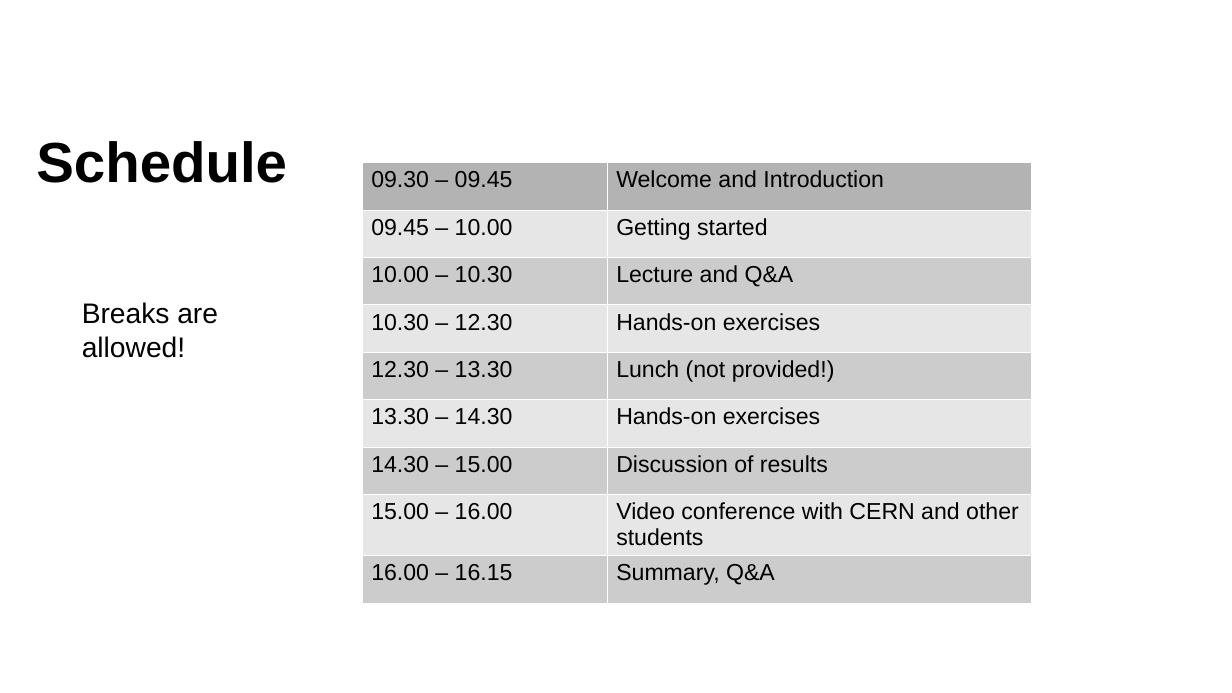
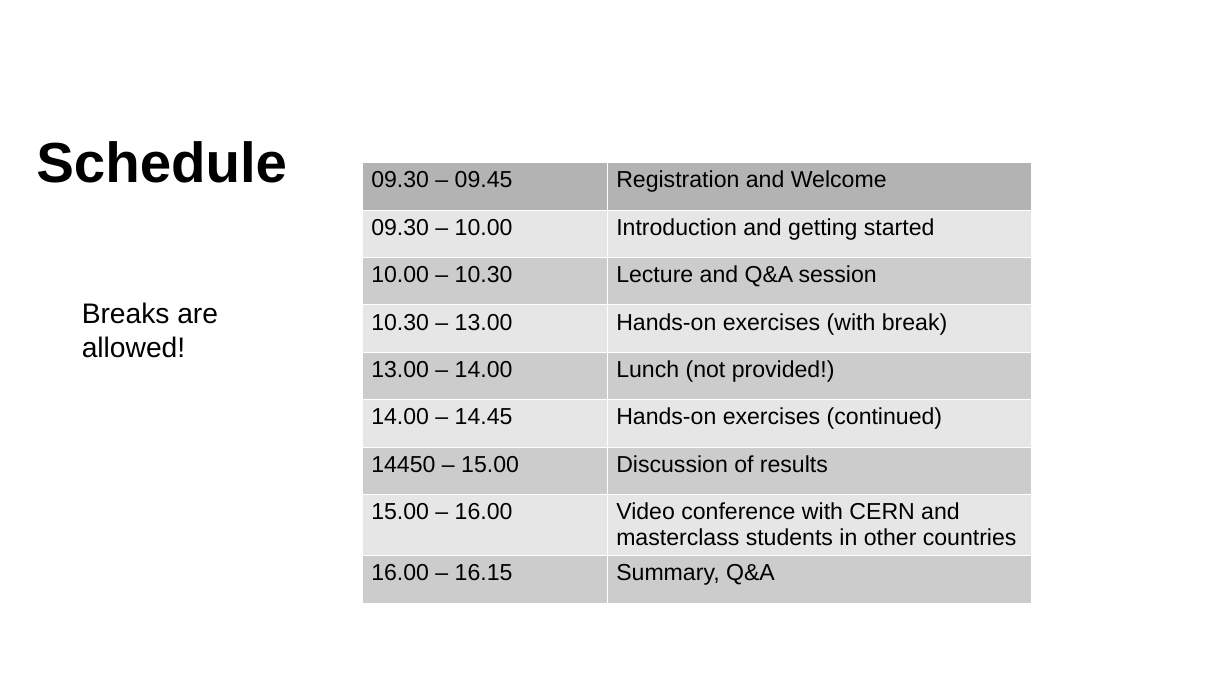
Before and after one commit to UCL-HEP/masterclass, a slide deck: slide 3 of docs/ucl-slides-2025.pptx. Drawn at 1232x693 pixels with LibreOffice and Linux fonts; fonts in the diff are those of the drawing; background and template pictures are left out. Boxes give left, top, right and bottom in pixels: in the first picture for what was removed or moved away, otherwise in the second. Text is boxed around its words. In the diff, an @@ line names an element or a change of style, - is before the commit and + after.

```diff
--- a/docs/ucl-slides-2025.pptx
+++ b/docs/ucl-slides-2025.pptx
@@ table at (362,163,1031,607) @@
-row 1, column 2: Welcome and Introduction
+row 1, column 2: Registration and Welcome
-row 2, column 1: 09.45 – 10.00
+row 2, column 1: 09.30 – 10.00
-row 2, column 2: Getting started
+row 2, column 2: Introduction and getting started
-row 3, column 2: Lecture and Q&A
+row 3, column 2: Lecture and Q&A session
-row 4, column 1: 10.30 – 12.30
+row 4, column 1: 10.30 – 13.00
-row 4, column 2: Hands-on exercises
+row 4, column 2: Hands-on exercises (with break)
-row 5, column 1: 12.30 – 13.30
+row 5, column 1: 13.00 – 14.00
-row 6, column 1: 13.30 – 14.30
+row 6, column 1: 14.00 – 14.45
-row 6, column 2: Hands-on exercises
+row 6, column 2: Hands-on exercises (continued)
-row 7, column 1: 14.30 – 15.00
+row 7, column 1: 14450 – 15.00
-row 8, column 2: Video conference with CERN and other students
+row 8, column 2: Video conference with CERN and masterclass students in other countries
```
Also in this commit, not shown: 3 other files.
